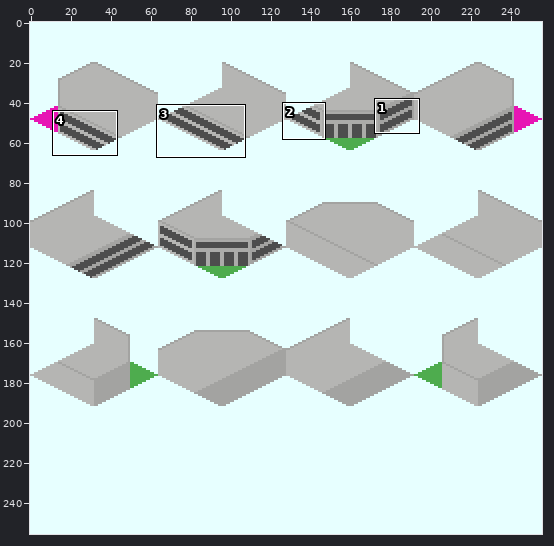
Edited in one commit: sprite sheet (source/png/Simple_Station_MainStation-1.png). Above, an overview of the earlier version with the close-up marked.
Close-up. The starting point:
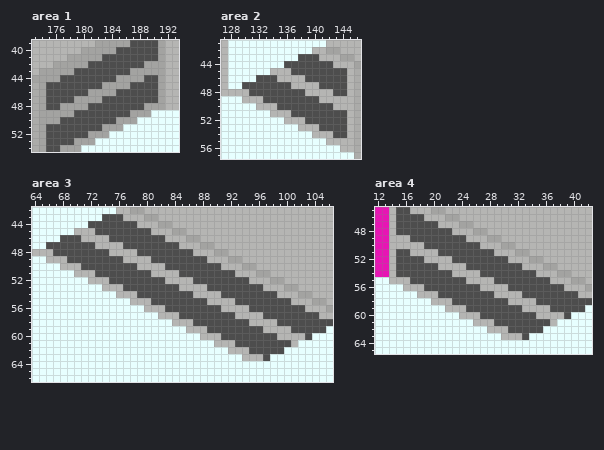
The file is 256x256 pixels. Colours within 5 levels of each other are drawn and written as one. Shown: area 1: x 173..193, y 39..54; area 2: x 127..146, y 41..57; area 3: x 64..106, y 42..66; area 4: x 12..42, y 45..65. The commit also changed other parts of the picture, which this record leaves out.
After the commit:
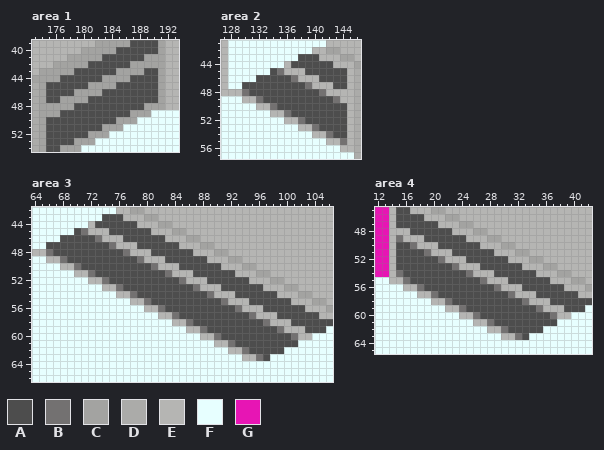
Palette (. is transparent): A #4d4d4d  B #737171  C #a3a3a1  D #ababa9  E #b5b5b3  F #e7ffff  G #e715b4
The edit:
Area 1:
y 41: x 189..190 AA -> CC
y 42: x 187..188 AA -> CC
y 43: x 185..186 AA -> CC; x 189..190 CC -> AA
y 44: x 183..184 AA -> CC; x 187..188 CC -> AA
y 45: x 181..182 AA -> CC; x 185..186 CC -> AA
y 46: x 179..180 AA -> CC; x 183..184 CC -> AA
y 47: x 177..178 AA -> CC; x 181..182 CC -> AA
y 48: x 175..176 AA -> CC; x 179..180 CC -> AA
y 49: x 177..178 CC -> AA
y 50: x 175..176 CC -> AA
Area 2:
y 44: x 136 A -> E
y 45: x 134..135 EE -> AB; x 137..138 AA -> EE
y 46: x 135..137 EEE -> AAB; x 139..140 AA -> EE
y 47: x 137..139 EEE -> AAB; x 141..142 AA -> EE
y 48: x 130 E -> B; x 139..141 EEE -> AAB; x 143..144 AA -> EE
y 49: x 132 E -> B; x 141..143 EEE -> AAB
y 50: x 134 E -> B; x 143..144 EE -> AA
y 51: x 136 E -> B
y 52: x 138 E -> B
y 53: x 140 E -> B
y 54: x 142 E -> B
y 55: x 144 E -> B
Area 3:
y 44: x 72 A -> E
y 45: x 70..71 EE -> AB; x 73..74 AA -> EE
y 46: x 71..73 EEE -> AAB; x 75..76 AA -> EE
y 47: x 73..75 EEE -> AAB; x 77..78 AA -> EE
y 48: x 66 E -> B; x 75..77 EEE -> AAB; x 79..80 AA -> EE
y 49: x 68 E -> B; x 77..79 EEE -> AAB; x 81..82 AA -> EE
y 50: x 70 E -> B; x 79..81 EEE -> AAB; x 83..84 AA -> EE
y 51: x 72 E -> B; x 81..83 EEE -> AAB; x 85..86 AA -> EE
y 52: x 74 E -> B; x 83..85 EEE -> AAB; x 87..88 AA -> EE
y 53: x 76 E -> B; x 85..87 EEE -> AAB; x 89..90 AA -> EE
y 54: x 78 E -> B; x 87..89 EEE -> AAB; x 91..92 AA -> EE
y 55: x 80 E -> B; x 89..91 EEE -> AAB; x 93..94 AA -> EE
y 56: x 82 E -> B; x 91..93 EEE -> AAB; x 95..96 AA -> EE
y 57: x 84 E -> B; x 93..95 EEE -> AAB; x 97..98 AA -> EE
y 58: x 86 E -> B; x 95..97 EEE -> AAB; x 99..100 AA -> EE
y 59: x 88 E -> B; x 97..99 EEE -> AAB; x 101..102 AA -> EE
y 60: x 90 E -> B; x 99..101 EEE -> AAB; x 103 A -> E
y 61: x 92 E -> B; x 101 E -> A
y 62: x 94 E -> B
y 63: x 96 E -> B
Area 4:
y 48: x 15..16 AA -> EE
y 49: x 15 E -> B; x 17..18 AA -> EE
y 50: x 15..17 EEE -> AAB; x 19..20 AA -> EE
y 51: x 17..19 EEE -> AAB; x 21..22 AA -> EE
y 52: x 19..21 EEE -> AAB; x 23..24 AA -> EE
y 53: x 21..23 EEE -> AAB; x 25..26 AA -> EE
y 54: x 15 A -> B; x 23..25 EEE -> AAB; x 27..28 AA -> EE
y 55: x 16 E -> B; x 25..27 EEE -> AAB; x 29..30 AA -> EE
y 56: x 18 E -> B; x 27..29 EEE -> AAB; x 31..32 AA -> EE
y 57: x 20 E -> B; x 29..31 EEE -> AAB; x 33..34 AA -> EE
y 58: x 22 E -> B; x 31..33 EEE -> AAB; x 35..36 AA -> EE
y 59: x 24 E -> B; x 33..35 EEE -> AAB; x 37..38 AA -> EE
y 60: x 26 E -> B; x 35..37 EEE -> AAB; x 39 A -> E
y 61: x 28 E -> B; x 37 E -> A
y 62: x 30 E -> B
y 63: x 32 E -> B
Pixel boxes of the changes (left, top, right, bottom) in both close-ups:
changed: (46, 54, 158, 124)
changed: (242, 61, 347, 145)
changed: (46, 221, 312, 361)
changed: (396, 228, 571, 340)
